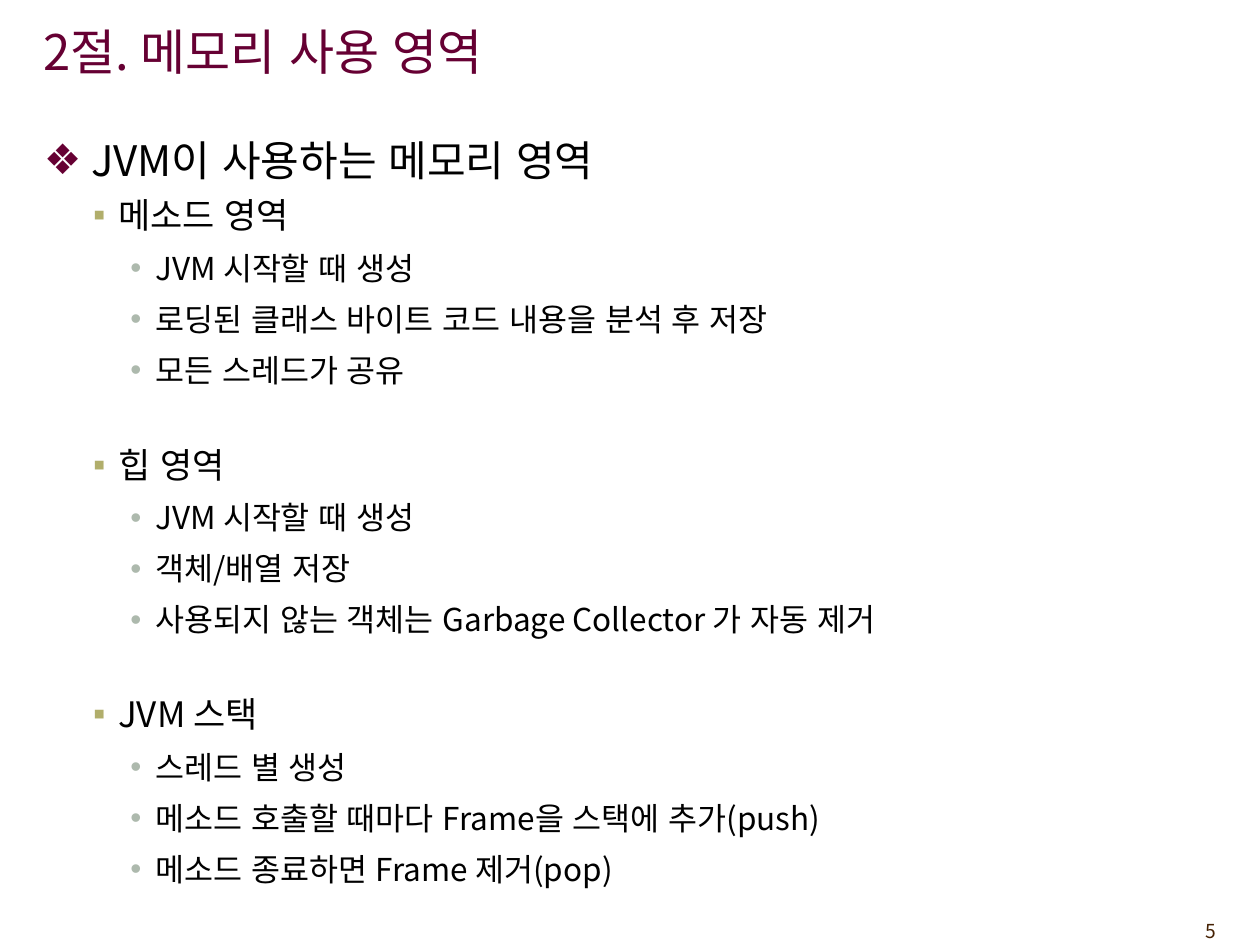
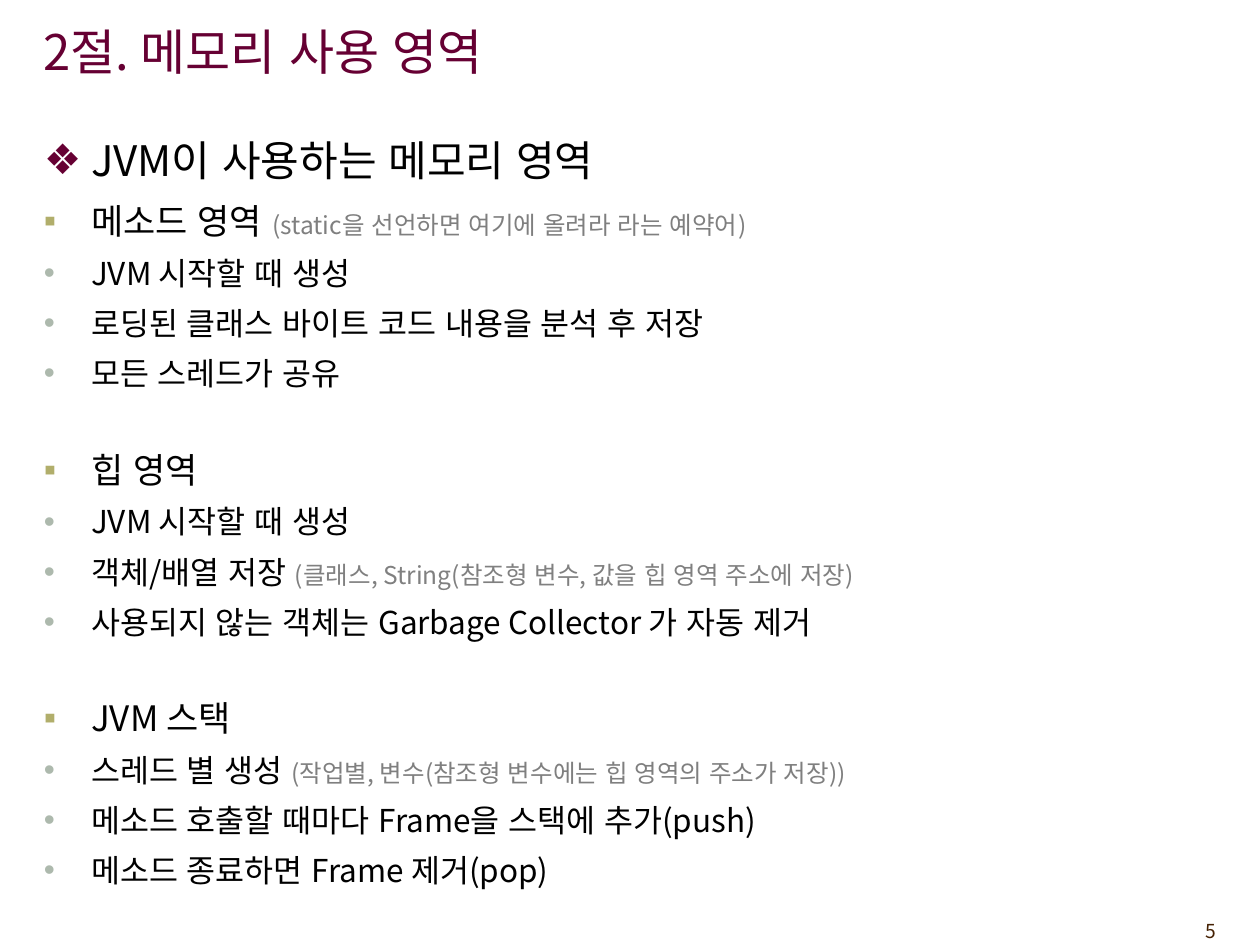
Before and after one commit to DodamKing/JavaCourse, a slide deck: slide 5 of java/ppt/JAVA_5장.ppt. Drawn at 1260x945 pixels with LibreOffice and Linux fonts; fonts in the diff are those of the drawing; background and template pictures are left out. Boxes give left, top, right and bottom in pixels: in the first picture for what was removed or moved away, otherwise in the second. Text is boxed around its words. In the diff, an @@ line names an element or a change of style, - is before the commit and + after.

```diff
--- a/java/ppt/JAVA_5장.ppt
+++ b/java/ppt/JAVA_5장.ppt
@@ text at (x1=91, y1=141, x2=811, y2=890): more space between paragraphs; list level 3 to 1 in "JVM 시작할 때 생성"; list level 3 to 1 in "로딩된 클래스 바이트 코드 내용을 ..."; list level 3 to 1 in "모든 스레드가 공유"; list level 2 to 1 in "힙 영역"; line spacing 1 to 1.1; list level 3 to 1 in "사용되지 않는 객체는 Garbage Collector ..."; list level 2 to 1 in "JVM 스택"; list level 3 to 1 in "메소드 호출할 때마다 Frame을 스택에 ..."; list level 3 to 1 in "메소드 종료하면 Frame 제거(pop)" @@
@@ text at (x1=91, y1=205, x2=747, y2=239): text changed; size 20 to 14 pt; text colour #000000 to #7F7F7F @@
-  ▪ 메소드 영역
+▪ 메소드 영역 (static을 선언하면 여기에 올려라 라는 예약어)
@@ text at (x1=91, y1=558, x2=854, y2=590): text changed; size 18 to 14 pt; text colour #000000 to #808080 @@
-    • 객체/배열 저장
+• 객체/배열 저장 (클래스, String(참조형 변수, 값을 힙 영역 주소에 저장)
@@ text at (x1=91, y1=756, x2=846, y2=787): text changed; size 18 to 14 pt; text colour #000000 to #7F7F7F @@
-    • 스레드 별 생성
+• 스레드 별 생성 (작업별, 변수(참조형 변수에는 힙 영역의 주소가 저장))
```
Also in this commit, not shown: 1 other slide changed, 10 other files.
